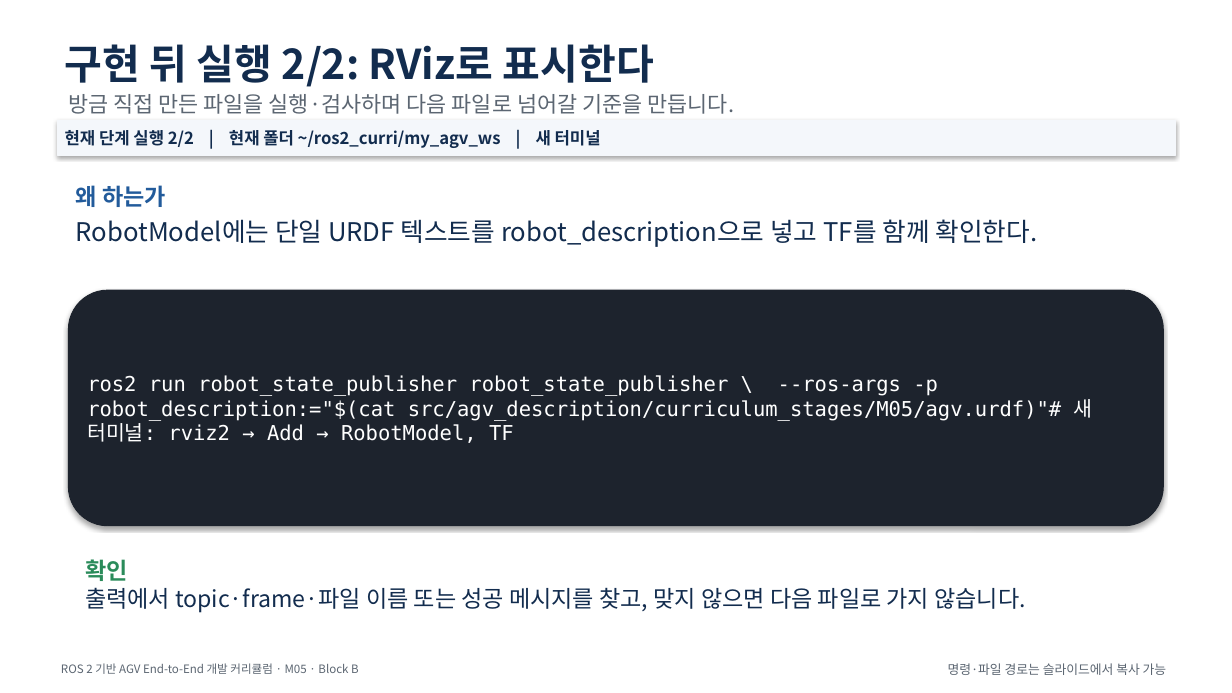
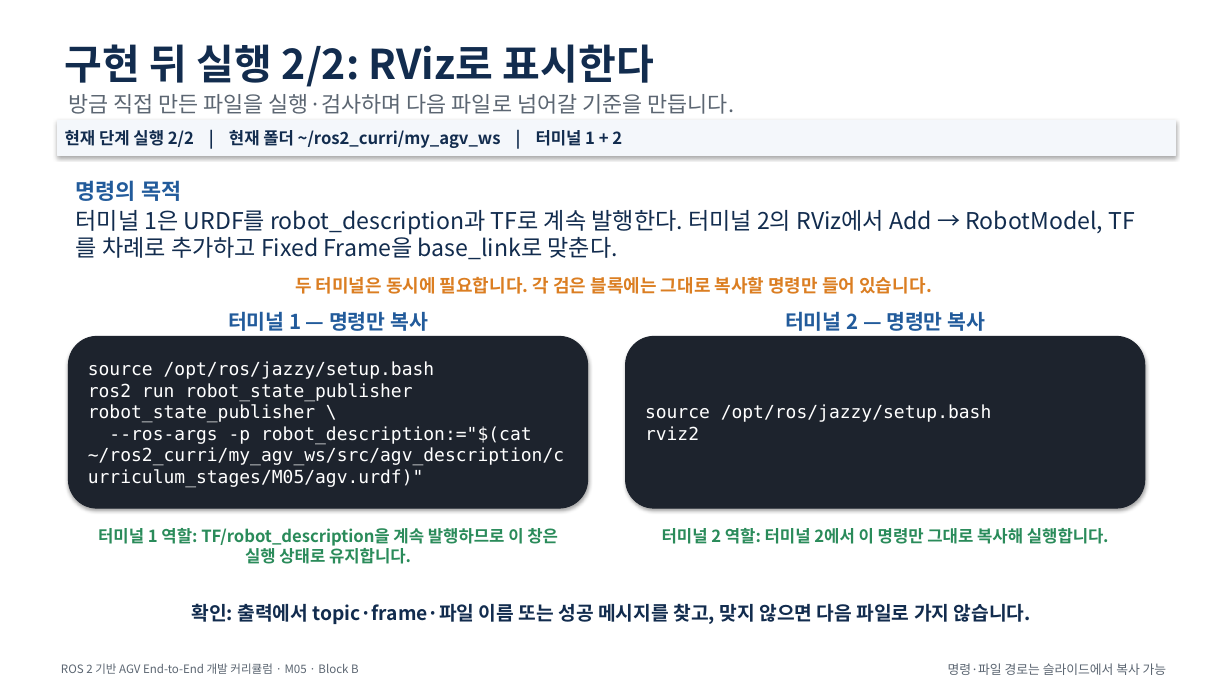
Before and after one commit to choimagon/ros2_curri, a slide deck: slide 22 of blocks/B_robot_build/Block_B_M시리즈_통합_따라하기.pptx (slide 21 before the commit). Drawn at 1232x693 pixels with LibreOffice and Linux fonts; fonts in the diff are those of the drawing. Boxes give left, top, right and bottom in pixels: in the first picture for what was removed or moved away, otherwise in the second. Text is boxed around its words. In the diff, an @@ line names an element or a change of style, - is before the commit and + after.

Commit message:
Regenerate visual terminal curriculum decks

```diff
--- a/blocks/B_robot_build/Block_B_M시리즈_통합_따라하기.pptx
+++ b/blocks/B_robot_build/Block_B_M시리즈_통합_따라하기.pptx
@@ text in rectangle at <box>65,130,622,148</box>: text changed @@
-현재 단계 실행 2/2 | 현재 폴더 ~/ros2_curri/my_agv_ws | 새 터미널
+현재 단계 실행 2/2 | 현재 폴더 ~/ros2_curri/my_agv_ws | 터미널 1 + 2
@@ text at <box>76,180,181,201</box>: text changed; size 18 to 17 pt @@
-왜 하는가
+명령의 목적
@@ text at <box>76,210,1104,260</box>: text changed; size 20 to 18 pt @@
-RobotModel에는 단일 URDF 텍스트를 robot_description으로 넣고 TF를 함께 확인한다.
+터미널 1은 URDF를 robot_description과 TF로 계속 발행한다. 터미널 2의 RViz에서 Add → RobotModel, TF를 차례로 추가하고 Fixed Frame을 base_link로 맞춘다.
@@ text added at <box>295,277,932,294</box>, 14 pt, text #DB7E22, bold @@
+두 터미널은 동시에 필요합니다. 각 검은 블록에는 그대로 복사할 명령만 들어 있습니다.
@@ text added at <box>228,311,428,331</box>, 16 pt, text #225B9B, bold @@
+터미널 1 — 명령만 복사
@@ text added at <box>785,311,985,331</box>, 16 pt, text #225B9B, bold @@
+터미널 2 — 명령만 복사
@@ rounded rectangle "source /opt/ros/jazzy/setup.bash": place and size @@
-rounded rectangle "source /opt/ros/jazzy/setup.bash" at <box>68,290,1164,526</box>
+rounded rectangle "source /opt/ros/jazzy/setup.bash" at <box>68,336,588,508</box>
@@ rounded rectangle added at <box>626,336,1145,508</box>, fill #1D232D, outline #1D232D 0.75 pt, 14 pt, text #FFFFFF @@
+source /opt/ros/jazzy/setup.bash
+rviz2
@@ text in rounded rectangle at <box>88,361,564,488</box>: text changed; size 16 to 14 pt @@
-ros2 run robot_state_publisher robot_state_publisher \ --ros-args -p robot_description:="$(cat src/agv_description/curriculum_stages/M05/agv.urdf)"# 새 터미널: rviz2 → Add → RobotModel, TF
+source /opt/ros/jazzy/setup.bash
+ros2 run robot_state_publisher robot_state_publisher \
+--ros-args -p robot_description:="$(cat ~/ros2_curri/my_agv_ws/src/agv_description/curriculum_stages/M05/agv.urdf)"
@@ text added at <box>98,528,558,564</box>, 13 pt, text #2A8B5A, bold @@
+터미널 1 역할: TF/robot_description을 계속 발행하므로 이 창은 실행 상태로 유지합니다.
@@ text added at <box>662,528,1109,544</box>, 13 pt, text #2A8B5A, bold @@
+터미널 2 역할: 터미널 2에서 이 명령만 그대로 복사해 실행합니다.
@@ text removed at <box>85,559,128,581</box> @@
-확인
@@ text at <box>191,603,1031,624</box>: text changed; size 18 to 15 pt; bold on @@
-출력에서 topic·frame·파일 이름 또는 성공 메시지를 찾고, 맞지 않으면 다음 파일로 가지 않습니다.
+확인: 출력에서 topic·frame·파일 이름 또는 성공 메시지를 찾고, 맞지 않으면 다음 파일로 가지 않습니다.
```
Also in this commit, not shown: 60 other slides changed, 11 slides added, 55 other files.
